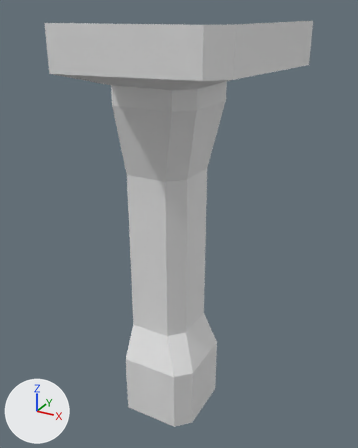
The FBX model LD47/Assets/_Game/Meshes/Structural/wall corner in.fbx: old version first, new version second.
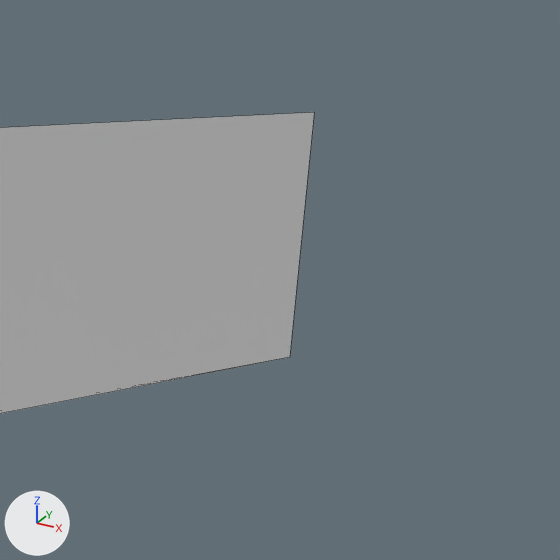
Each version appears first whole from a 50 mm lens placed at (0.542, 4.226, 3.078), pointed at (-0.928, 6.898, 1.742), and next in a close-up on the part from 72% to 100% of the width and 0% to 23% of the height. Lighting does not change. The marker at lower left points along +X, +Y and +Z. The close-ups show mesh edges as thin lines.

In view in the first close-up: 'Corner In'.
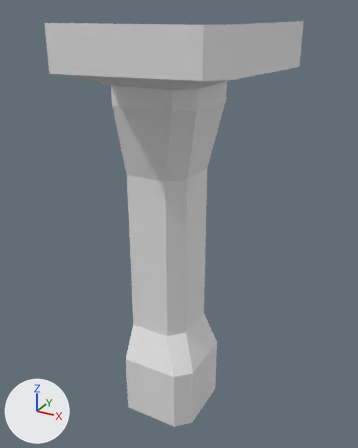
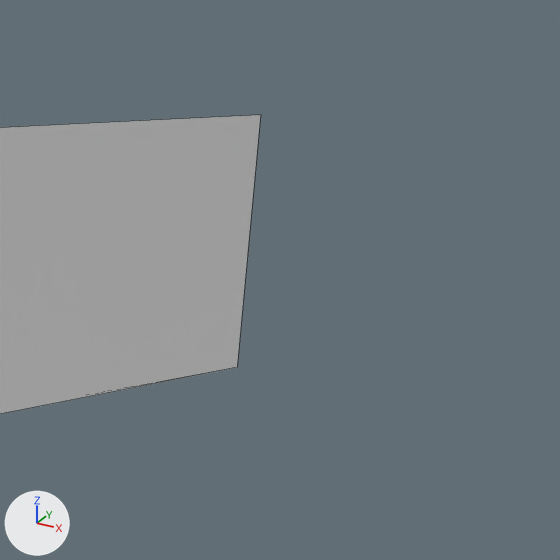
Boxes [x1, y1, x2, y2] around the edits, measured in the close-ups (560 x 560 px):
'Corner In', reshaped: before [0, 112, 314, 414]; after [0, 115, 260, 414]

The edits, one by one:
me_cube_005 has 32 vertices, 21 faces and spans x -0.37..0.71, y -0.71..0.37, z 0.0..3.0.
me_cube_005 is used by ob_corner_in; location (-1.0, 7.0, 0.0).
Part 1, on me_cube_005:
Vertex 3 of me_cube_005 moves from (0.71, 0.37, 3.0) at pixel (314, 112) to (0.69, 0.25, 3.0) at pixel (260, 114).
Vertex 14 of me_cube_005 moves from (0.71, 0.37, 2.75) at pixel (289, 357) to (0.69, 0.25, 2.75) at pixel (237, 367).
